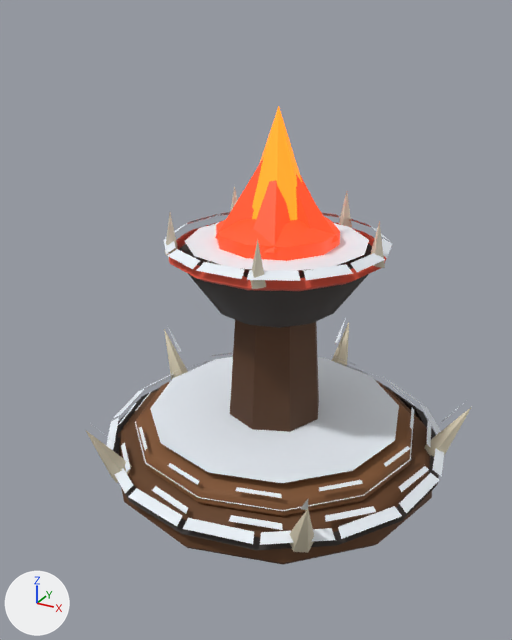
A saved change to the glTF model assets/3d/tours/horde-4.glb.
Before and after are seen from a 50 mm lens placed at (0.711, -1.393, 1.068), pointed at (-0.027, -0.05, 0.396). Every picture has the same lights, and +X, +Y and +Z are marked at lower left. The older version comes first. Where no turn or scale is listed for an object, it has been applied to the vertices. Vertices at exactly the same position are counted once.

In view in the first picture: 'FeuMilieu', 'Flamme_lueur', 'horde_4_peint'.
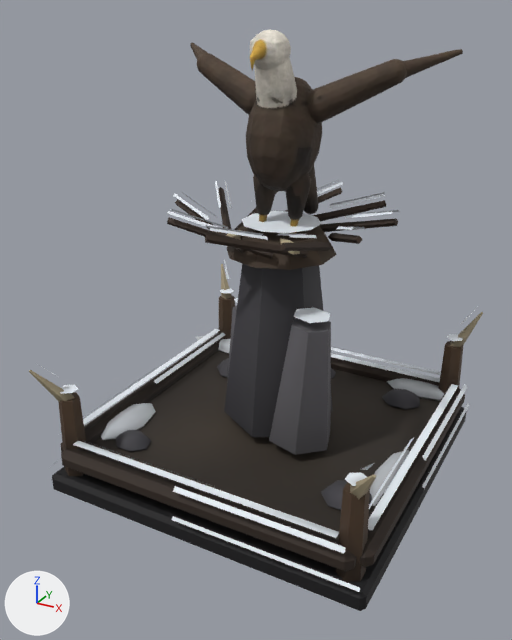
The edits, one by one:
Picture 'orage_4_aigle_relief' (img_orage_4_aigle_relief) is new.
Picture 'orage_4_aigle_peinture' (img_orage_4_aigle_peinture) is new.
Material 'Peau' (mat_peau) is new.
Uses the picture img_orage_4_aigle_peinture.
Uses the picture img_orage_4_aigle_relief.
me_bord is used by ob_horde_4_peint; location (0.0, 0.0, 0.56).
me_bord had 633 vertices, 761 faces and spanned x -0.451..0.455, y -0.431..0.477, z -0.56..0.1.
me_bord now has 1343 vertices, 2064 faces and spans x -0.46..0.406, y -0.412..0.412, z -0.025..0.644.
me_bord part 1: a new loose piece, a UV sphere (8 segments, 4 rings, poles along z) spanning x -0.46..-0.14, y 0.28..0.38, z 0.053..0.097, in mat_peint.
me_bord part 2: a new loose piece, a UV sphere (8 segments, 4 rings, poles along z) spanning x 0.18..0.38, y 0.3..0.38, z 0.053..0.097, in mat_peint.
me_bord part 3: a new loose piece, a UV sphere (8 segments, 4 rings, poles along z) spanning x 0.3..0.38, y -0.2..0.04, z 0.053..0.097, in mat_peint.
me_bord part 4: a new loose piece, a UV sphere (8 segments, 4 rings, poles along z) spanning x -0.38..-0.28, y -0.28..-0.08, z 0.053..0.097, in mat_peint.
me_bord part 5: a new loose piece, a UV sphere (7 segments, 4 rings, poles along z) spanning x -0.29..-0.15, y 0.146..0.26, z 0.042..0.108, in mat_peint.
me_bord part 6: the loose piece of 42 vertices spanning x -0.256..0.256, y -0.25..0.25, z -0.014..0.014 is rebuilt with 64 vertices and now spans x -0.4..0.4, y -0.4..0.4, z -0.025..0.025.
me_bord part 7: 85 loose pieces with 579 vertices, spanning x -0.451..0.455, y -0.431..0.477, z -0.56..0.1, are deleted.
me_bord part 8: 12 vertices removed from x -0.212..0.212, y -0.212..0.212, z 0.021; 1152 vertices added at x -0.406..0.406, y -0.412..0.412, z 0.02..0.644.
Mesh me_orage_4_aigle is new.
It has 1001 vertices, 1998 faces and spans x -0.333..0.333, y -0.141..0.18, z -0.001..0.44.
It uses material mat_peau.
Object 'FeuMilieu' (ob_feumilieu) is deleted.
Object 'Flamme_lueur' (ob_flamme_lueur) is deleted.
Object 'horde_4_peint' (ob_horde_4_peint) moves from (0.0, 0.0, 0.56) to (0.0, 0.0, 0.025).
Object 'orage_4_aigle' (ob_orage_4_aigle) is new; it shows me_orage_4_aigle.
Its location is (0.0, 0.02, 0.59).

Location of each change, [x1, y1, x2, y2] in pixels of the pictures (512 x 640 px):
'horde_4_peint', reshaped, moved (18% wider, 14% taller): before [86, 186, 471, 565]; after [29, 180, 483, 611]
'orage_4_aigle', added: after [190, 29, 463, 237]
'Flamme_lueur', deleted (red): before [215, 157, 340, 261]
'FeuMilieu', deleted (orange): before [252, 106, 303, 220]
part 1 of me_bord, added (mostly hidden): after [196, 335, 230, 354]
part 2 of me_bord, added: after [387, 378, 444, 401]
part 3 of me_bord, added: after [370, 450, 409, 506]
part 4 of me_bord, added: after [101, 403, 156, 440]
part 5 of me_bord, added (mostly hidden): after [217, 358, 229, 378]
part 6 of me_bord, rebuilt: before [168, 221, 386, 291]; after [52, 407, 466, 611]
part 7 of me_bord, deleted: before [86, 186, 471, 565]
part 8 of me_bord, reshaped: before [185, 222, 369, 271]; after [29, 180, 483, 592]
